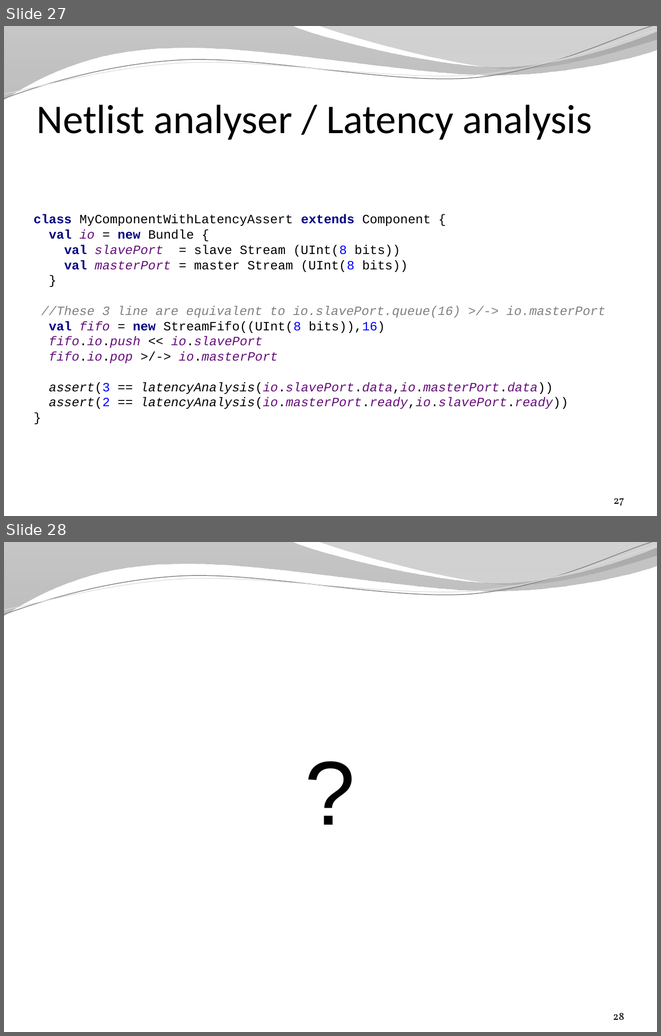
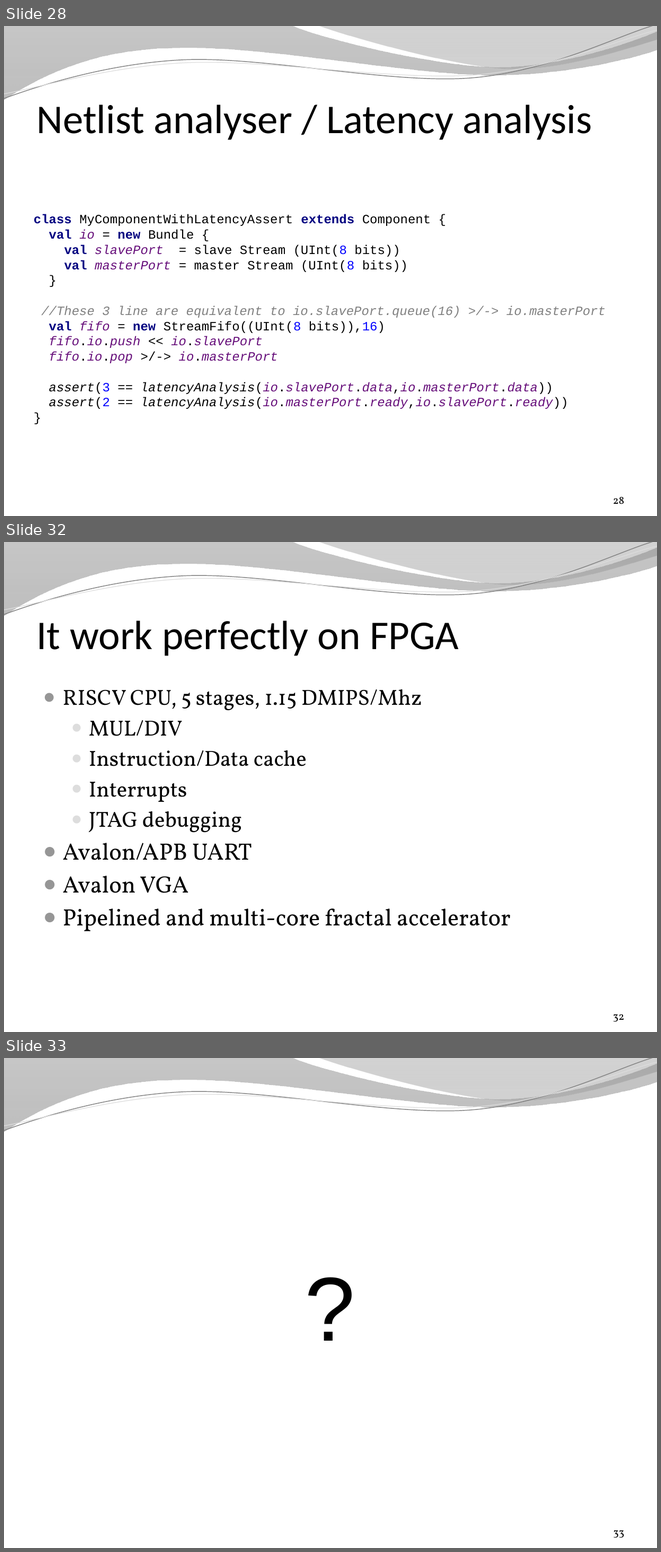
Before and after one commit to SpinalHDL/SpinalDoc, a slide deck: presentation/en/presentation3.pptx. Shown one above the other, each under a label of ours: slides 27 and 28 before the commit, slides 28, 32 and 33 after it; the slides between them are not shown. The pictures are 661x1036 and 661x1552 pixels, drawn with LibreOffice and Linux fonts; fonts in the diff are those of the drawing; background and template pictures are left out. Boxes give left, top, right and bottom in pixels: in the first picture for what was removed or moved away, otherwise in the second. Text is boxed around its words. In the diff, an @@ line names an element or a change of style, - is before the commit and + after.

```diff
--- a/presentation/en/presentation3.pptx
+++ b/presentation/en/presentation3.pptx
@@ slide 32 added at (4,542,657,1032), background picture (left out); not listed: 4 template elements that a slide beside it also shows @@
@@ title added at (37,620,459,656), 45 pt, text #000000 @@
+It work perfectly on FPGA
@@ text added at (63,689,511,931), 24 pt, text #000000 @@
+● RISCV CPU, 5 stages, 1.15 DMIPS/Mhz
+  ● MUL/DIV
+  ● Instruction/Data cache
+  ● Interrupts
+  ● JTAG debugging
+● Avalon/APB UART
+● Avalon VGA
+● Pipelined and multi-core fractal accelerator
@@ page number added at (613,1014,625,1022), 12 pt, text #000000 @@
+32
@@ what was slide 27 is now slide 28 @@
@@ page number at (613,497,624,504): text changed @@
-27
+28
@@ what was slide 28 is now slide 33 @@
@@ page number at (613,1530,624,1538): text changed @@
-28
+33
```
Also in this commit, not shown: 2 slides changed, 4 other slides added, 1 other file.
